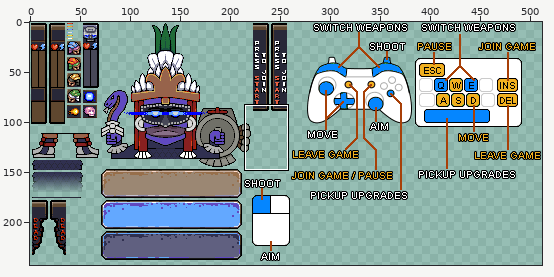
A sprite sheet gets an edit: Teotihuacan/Content/GumProject/HUDs_Menus_SpriteSheet.png. Above: a wide view before the commit, with the close-up outlined.
Close-up. As it was:
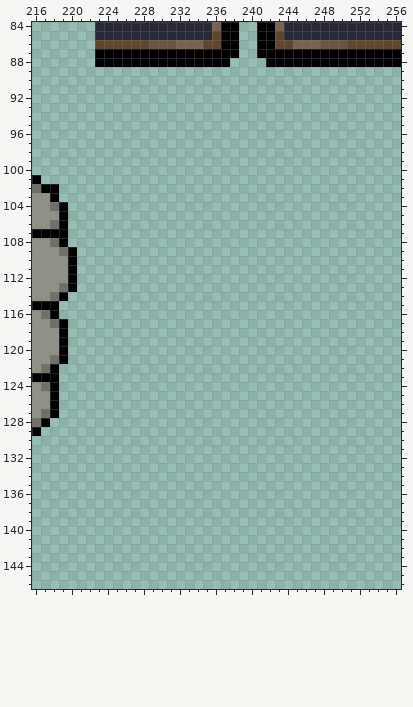
The file is 512x256 pixels. Pixels under 10% opacity are left out. Colours within 5 levels of each other are drawn and written as one. Shown: x 216..256, y 84..146. The wide view leaves out empty margins.
And afterwards:
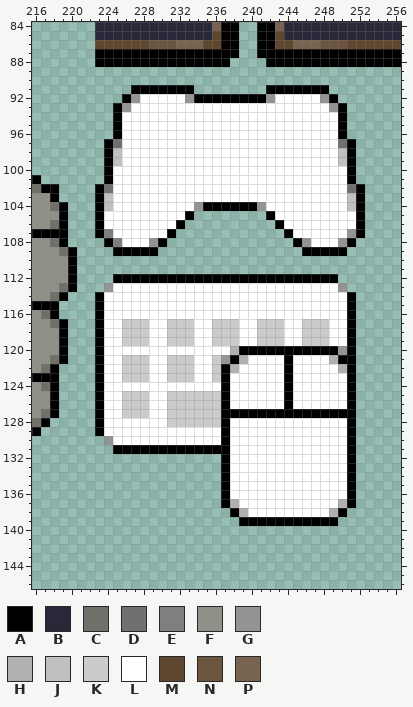
Palette (. is transparent): A #000000  B #282838  C #707068  D #707070  E #7f7f7f  F #909088  G #949494  H #b0b0b0  J #c0c0c0  K #cbcbcb  L #ffffff  M #5f472f  N #6b553f  P #77634f
What changed:
Colour A now appears in row 91 at x 227 to 233 and 242 to 248; in row 92 at x 226, 234 to 241 and 249; in rows 93 to 96 at x 225 and 250; in rows 97 to 101 at x 224 and 251; in rows 102 to 103 at x 223 and 252; in row 104 at x 223, 235 to 240 and 252.
Colour A now appears in row 105 at x 223, 233, 242 and 252; in row 106 at x 223, 232, 243 and 252; in row 107 at x 223, 231, 244 and 252; in row 108 at x 224, 230, 245 and 251; in row 109 at x 225 to 229 and 246 to 250; in row 112 at x 225 to 249.
Colour A now appears in rows 114 to 119 at x 223 and 251; in row 120 at x 223, 239 to 249 and 251; in row 121 at x 223, 238, 244 and 250 to 251; in rows 122 to 126 at x 223, 237, 244 and 251; in row 127 at x 223 and 237 to 251; in rows 128 to 129 at x 223, 237 and 251.
Colour A now appears in row 130 at x 237 and 251; in row 131 at x 225 to 237 and 251; in rows 132 to 137 at x 237 and 251; in row 138 at x 238 and 250; in row 139 at x 239 to 249.
Colour D now appears in row 97 at x 225 and 250; in row 102 at x 224 and 251.
Colour E now appears in row 107 at x 224; in row 108 at x 225.
Colour G now appears in row 92 at x 227, 233, 242 and 248; in row 93 at x 226 and 249; in row 104 at x 234 and 241; in row 107 at x 251; in row 108 at x 229, 246 and 250; in row 113 at x 224 and 250.
Colour G now appears in row 120 at x 250; in row 121 at x 237; in row 130 at x 224.
Colour H now appears in row 120 at x 238; in row 121 at x 239 and 249; in row 122 at x 238 and 250; in row 137 at x 238 and 250; in row 138 at x 239 and 249.
Colour J now appears in rows 98 to 99 at x 225 and 250; in rows 103 to 104 at x 224 and 251.
Colour K now appears in rows 117 to 119 at x 226 to 228, 231 to 233, 236 to 238, 241 to 243 and 246 to 248; in rows 121 to 123 at x 226 to 228, 231 to 233 and 236; in rows 125 to 127 at x 226 to 228 and 231 to 236; in row 128 at x 231 to 236.
Colour L now appears in row 92 at x 228 to 232 and 243 to 247; in row 93 at x 227 to 248; in rows 94 to 99 at x 226 to 249; in rows 100 to 103 at x 225 to 250; in row 104 at x 225 to 233 and 242 to 250; in row 105 at x 224 to 232 and 243 to 251.
Colour L now appears in row 106 at x 224 to 231 and 244 to 251; in row 107 at x 225 to 230 and 245 to 250; in row 108 at x 226 to 228 and 247 to 249; in row 113 at x 225 to 249; in rows 114 to 116 at x 224 to 250; in rows 117 to 119 at x 224 to 225, 229 to 230, 234 to 235, 239 to 240, 244 to 245 and 249 to 250.
Colour L now appears in row 120 at x 224 to 237; in row 121 at x 224 to 225, 229 to 230, 234 to 235, 240 to 243 and 245 to 248; in row 122 at x 224 to 225, 229 to 230, 234 to 235, 239 to 243 and 245 to 249; in row 123 at x 224 to 225, 229 to 230, 234 to 235, 238 to 243 and 245 to 250; in row 124 at x 224 to 236, 238 to 243 and 245 to 250; in rows 125 to 126 at x 224 to 225, 229 to 230, 238 to 243 and 245 to 250.
Colour L now appears in row 127 at x 224 to 225 and 229 to 230; in row 128 at x 224 to 230 and 238 to 250; in row 129 at x 224 to 236 and 238 to 250; in row 130 at x 225 to 236 and 238 to 250; in rows 131 to 136 at x 238 to 250; in row 137 at x 239 to 249.
Colour L now appears in row 138 at x 240 to 248.
Where, in picture pixels (left, top, right, bottom), the same in both close-ups:
added: (95, 85, 365, 526)
